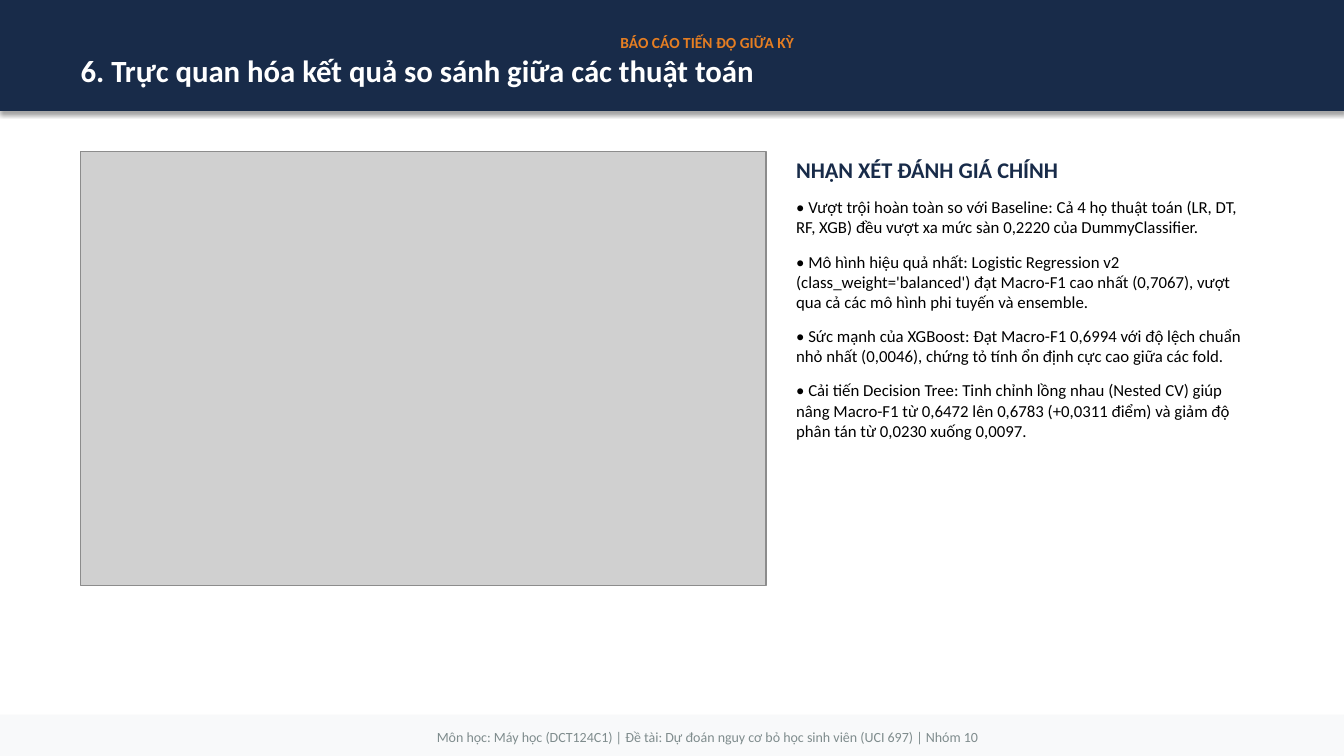
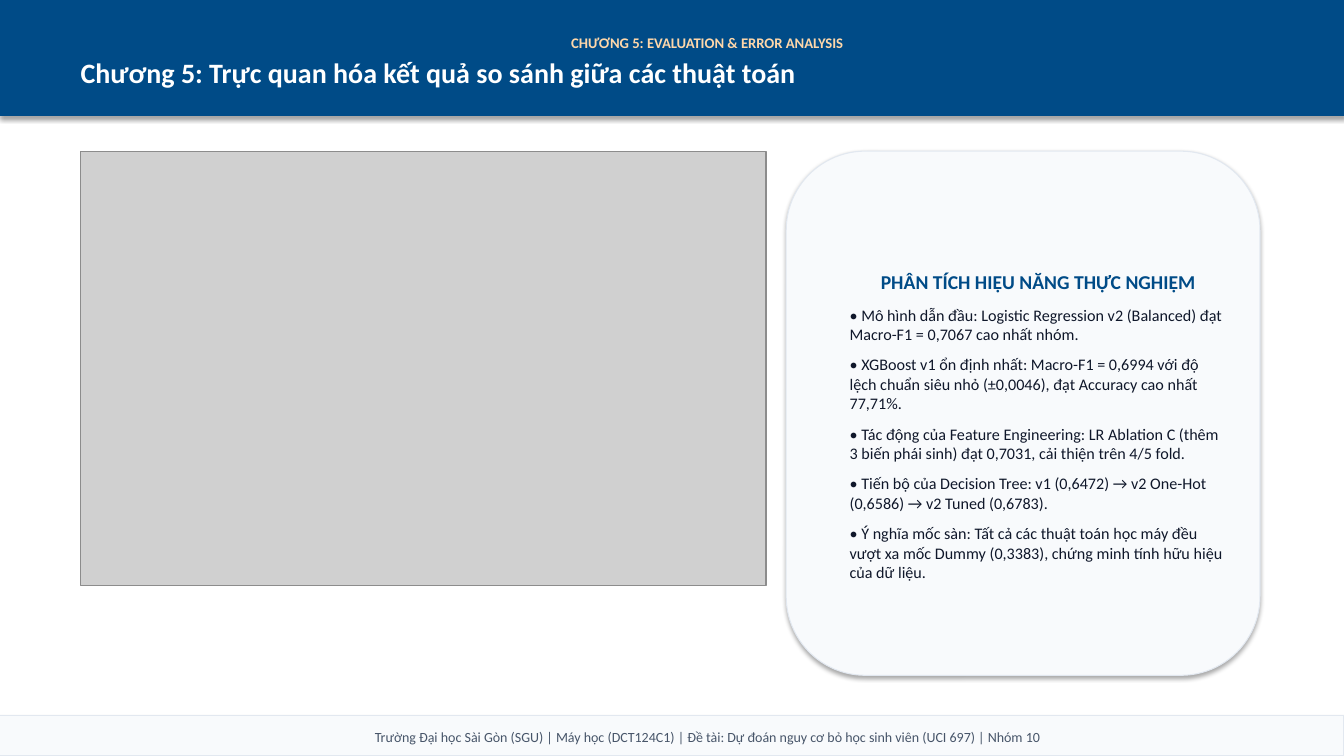
Before and after one commit to Kazuken123/DCT124C1-MH-Nhom, a slide deck: slide 8 of final/reports/BaoCao_TienDo_GiuaKy_Nhom10.pptx (slide 7 before the commit). Drawn at 1344x756 pixels with LibreOffice and Linux fonts; fonts in the diff are those of the drawing; grey boxes stand for pictures. Boxes give left, top, right and bottom in pixels: in the first picture for what was removed or moved away, otherwise in the second. Text is boxed around its words. In the diff, an @@ line names an element or a change of style, - is before the commit and + after.

Commit message:
Chuan hoa bao cao Word va slide PPTX theo format CRISP-DM va phong cach SGU

```diff
--- a/final/reports/BaoCao_TienDo_GiuaKy_Nhom10.pptx
+++ b/final/reports/BaoCao_TienDo_GiuaKy_Nhom10.pptx
@@ rectangle "CHƯƠNG 5: EVALUATION & ERROR ..." resized from (x1=0, y1=0, x2=1344, y2=111) to (x1=0, y1=0, x2=1344, y2=116) @@
@@ rectangle "CHƯƠNG 5: EVALUATION & ERROR ..." at (x1=0, y1=0, x2=1344, y2=116): fill #182B49 to #004B87; outline #182B49 0.75 pt to #004B87 0.75 pt @@
@@ text in rectangle at (x1=81, y1=37, x2=843, y2=88): text changed; size 22 to 20 pt @@
-BÁO CÁO TIẾN ĐỘ GIỮA KỲ
-6. Trực quan hóa kết quả so sánh giữa các thuật toán
+CHƯƠNG 5: EVALUATION & ERROR ANALYSIS
+Chương 5: Trực quan hóa kết quả so sánh giữa các thuật toán
@@ rounded rectangle "PHÂN TÍCH HIỆU NĂNG THỰC ..." resized from (x1=796, y1=159, x2=1241, y2=440) to (x1=786, y1=151, x2=1260, y2=676) @@
@@ rounded rectangle "PHÂN TÍCH HIỆU NĂNG THỰC ..." at (x1=786, y1=151, x2=1260, y2=676): vertical alignment top to middle; fill none to #F8FAFC; outline none to #E2E8F0 0.75 pt; shadow on @@
@@ text in rounded rectangle at (x1=850, y1=273, x2=1223, y2=581): text changed; size 12 to 11.5 pt; text colour #000000 to #0F172A @@
-NHẬN XÉT ĐÁNH GIÁ CHÍNH
-• Vượt trội hoàn toàn so với Baseline: Cả 4 họ thuật toán (LR, DT, RF, XGB) đều vượt xa mức sàn 0,2220 của DummyClassifier.
-• Mô hình hiệu quả nhất: Logistic Regression v2 (class_weight='balanced') đạt Macro-F1 cao nhất (0,7067), vượt qua cả các mô hình phi tuyến và ensemble.
-• Sức mạnh của XGBoost: Đạt Macro-F1 0,6994 với độ lệch chuẩn nhỏ nhất (0,0046), chứng tỏ tính ổn định cực cao giữa các fold.
-• Cải tiến Decision Tree: Tinh chỉnh lồng nhau (Nested CV) giúp nâng Macro-F1 từ 0,6472 lên 0,6783 (+0,0311 điểm) và giảm độ phân tán từ 0,0230 xuống 0,0097.
+PHÂN TÍCH HIỆU NĂNG THỰC NGHIỆM
+• Mô hình dẫn đầu: Logistic Regression v2 (Balanced) đạt Macro-F1 = 0,7067 cao nhất nhóm.
+• XGBoost v1 ổn định nhất: Macro-F1 = 0,6994 với độ lệch chuẩn siêu nhỏ (±0,0046), đạt Accuracy cao nhất 77,71%.
+• Tác động của Feature Engineering: LR Ablation C (thêm 3 biến phái sinh) đạt 0,7031, cải thiện trên 4/5 fold.
+• Tiến bộ của Decision Tree: v1 (0,6472) → v2 One-Hot (0,6586) → v2 Tuned (0,6783).
+• Ý nghĩa mốc sàn: Tất cả các thuật toán học máy đều vượt xa mốc Dummy (0,3383), chứng minh tính hữu hiệu của dữ liệu.
@@ rectangle "Trường Đại học Sài Gòn ..." at (x1=0, y1=716, x2=1344, y2=756): fill #F8F9FA to #F8FAFC; outline #F8F9FA 0.75 pt to #E2E8F0 0.75 pt @@
@@ text in rectangle at (x1=375, y1=731, x2=1040, y2=745): text changed; text colour #7F8C8D to #475569 @@
-Môn học: Máy học (DCT124C1) | Đề tài: Dự đoán nguy cơ bỏ học sinh viên (UCI 697) | Nhóm 10
+Trường Đại học Sài Gòn (SGU) | Máy học (DCT124C1) | Đề tài: Dự đoán nguy cơ bỏ học sinh viên (UCI 697) | Nhóm 10
```
Also in this commit, not shown: 8 other slides changed, 3 slides added, 3 slides removed, 2 other files.
